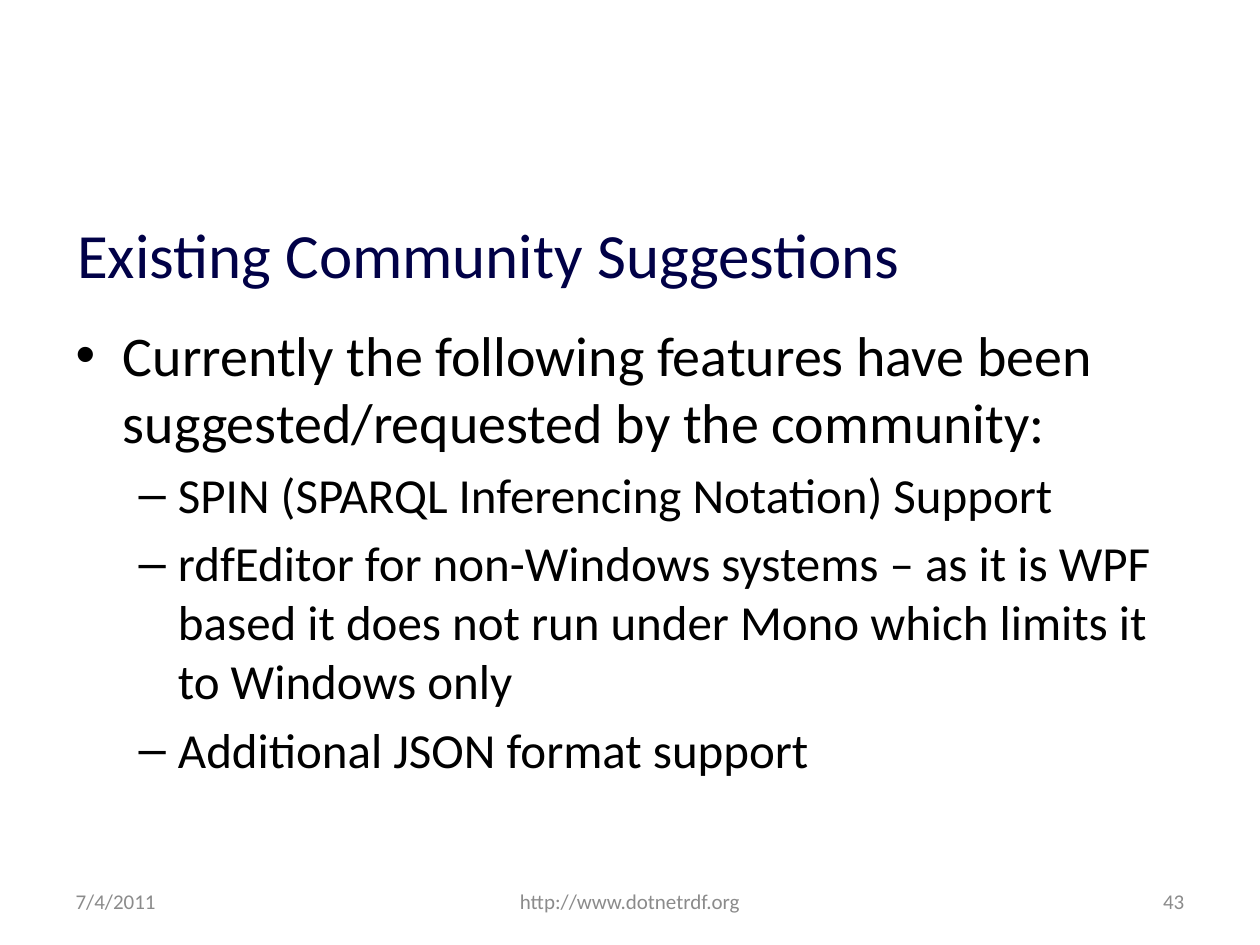
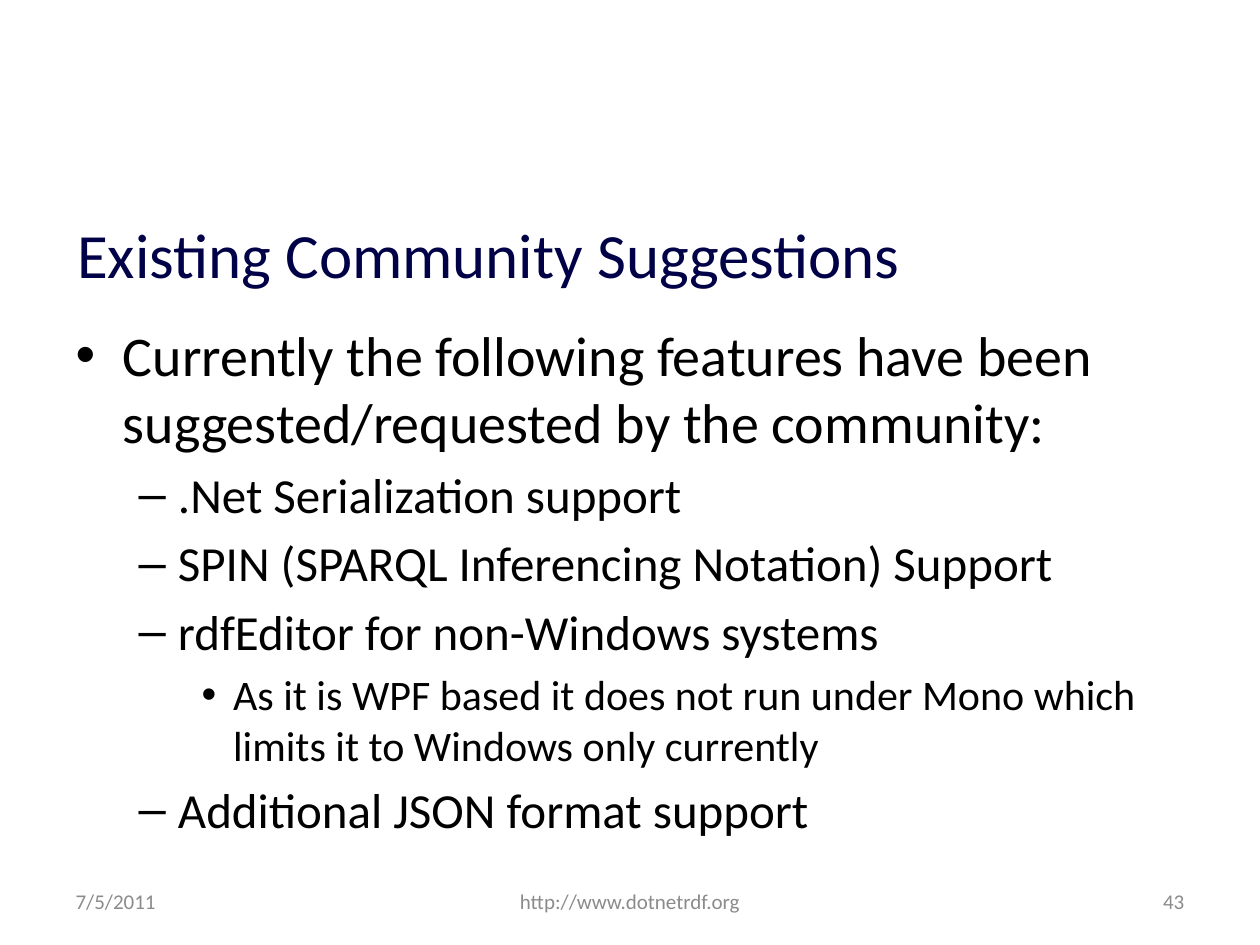
Before and after one commit to JohnGoldsmith/dotnetrdf-wiki, a slide deck: slide 43 of Slides/Roadmap.pptx. Drawn at 1260x945 pixels with LibreOffice and Linux fonts; fonts in the diff are those of the drawing; background and template pictures are left out. Boxes give left, top, right and bottom in pixels: in the first picture for what was removed or moved away, otherwise in the second. Text is boxed around its words. In the diff, an @@ line names an element or a change of style, - is before the commit and + after.

```diff
--- a/Slides/Roadmap.pptx
+++ b/Slides/Roadmap.pptx
@@ text at (178,479,681,521): paragraph added @@
+  – .Net Serialization support
@@ text at (178,616,1135,768): text changed; size 28 to 24 pt @@
-  – rdfEditor for non-Windows systems – as it is WPF based it does not run under Mono which limits it to Windows only
+  – rdfEditor for non-Windows systems
+    • As it is WPF based it does not run under Mono which limits it to Windows only currently
@@ text at (76,894,156,910): text changed @@
-7/4/2011
+7/5/2011
```
Also in this commit, not shown: 44 other slides changed.
